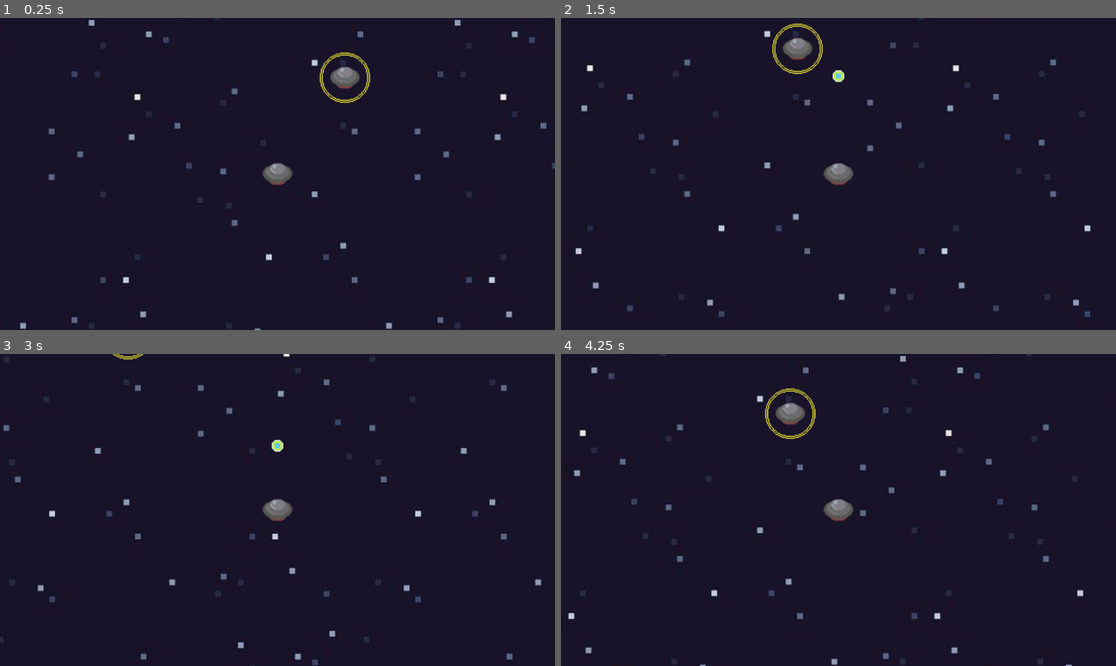
Above: before the commit, frames 1-4 (two rows, left to right).
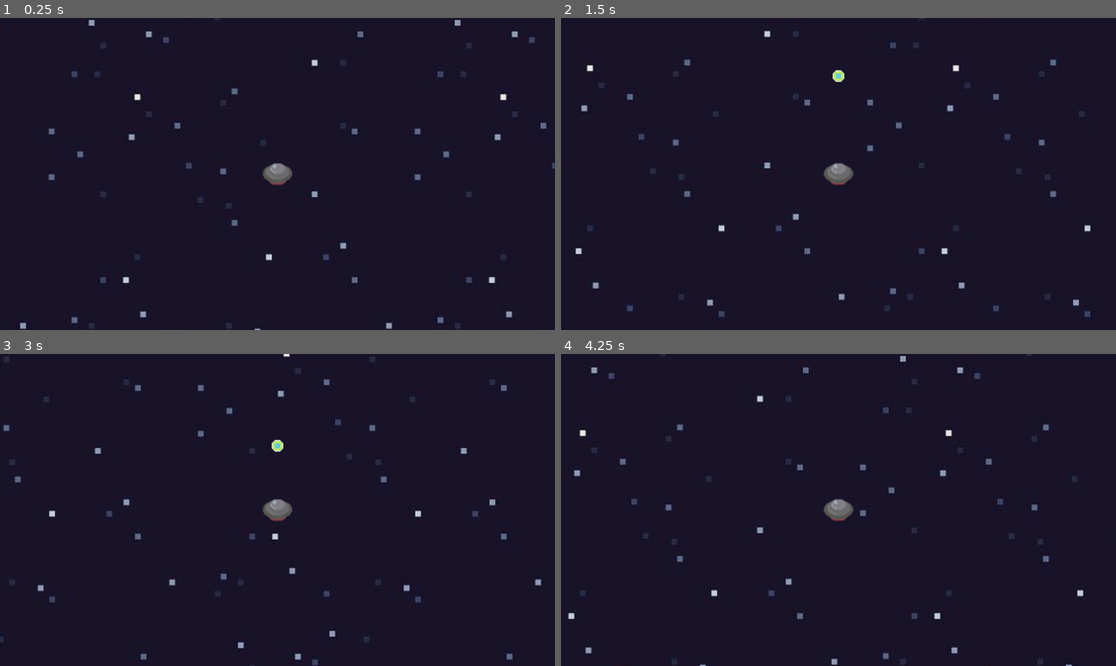
Above: after the commit, the same moments.

Repository: santana-gui/asteroids_survivor
Game: Godot game, scene res://main.tscn
Same seed, same stepped clock (60 frames per second), same inputs: the game is played once before the commit and once after it.
Inputs:
- Up to frame 1 (0.25 s): no input
- Up to frame 2 (1.5 s): tap Enter at 0.5 s; hold D (move_right) 0.53-1.28 s; tap U (shoot) at 0.6, 1.35 s; hold S (move_down) from 1.28 s (still down)
- Up to frame 3 (3 s): release S (move_down) at 2.03 s; hold D (move_right) 2.03-2.78 s; tap U (shoot) at 2.1, 2.85 s; hold W (move_up) from 2.78 s (still down)
- Up to frame 4 (4.25 s): release W (move_up) at 3.53 s; hold A (move_left) from 3.53 s (still down); tap U (shoot) at 3.6 s

The runs differ from the first frame. In frame 1, 0.6% of the frame differs, in the area x 57-67%, y 10-28%; in frame 2, 0.6%; in frame 3, less than 0.1%; in frame 4, 0.6%, in the area x 36-46%, y 10-28%.

Commit message:
test
test

Diff:
--- a/main.tscn
+++ b/main.tscn
@@ -1,8 +1,7 @@
-[gd_scene load_steps=4 format=3 uid="uid://bmchogqc4r7ub"]
+[gd_scene load_steps=3 format=3 uid="uid://bmchogqc4r7ub"]
 
 [ext_resource type="Texture2D" uid="uid://p80wq7i4o7cu" path="res://rawr/8dbb588536397d8571c934332ff1dffc.jpg" id="1_0xm2m"]
 [ext_resource type="PackedScene" uid="uid://rdu0e287rd8x" path="res://player.tscn" id="1_ig7tw"]
-[ext_resource type="Texture2D" uid="uid://bxjfnsin4c41e" path="res://rawr/shield-1.png" id="3_h2yge"]
 
 [node name="Main" type="Node"]
 
@@ -16,10 +15,6 @@
 
 [node name="Camera2D" type="Camera2D" parent="Game/Player"]
 
-[node name="Sprite2D2" type="Sprite2D" parent="Game"]
-position = Vector2(70, -100)
-texture = ExtResource("3_h2yge")
-
 [node name="UI" type="Control" parent="."]
 layout_mode = 3
 anchors_preset = 0
